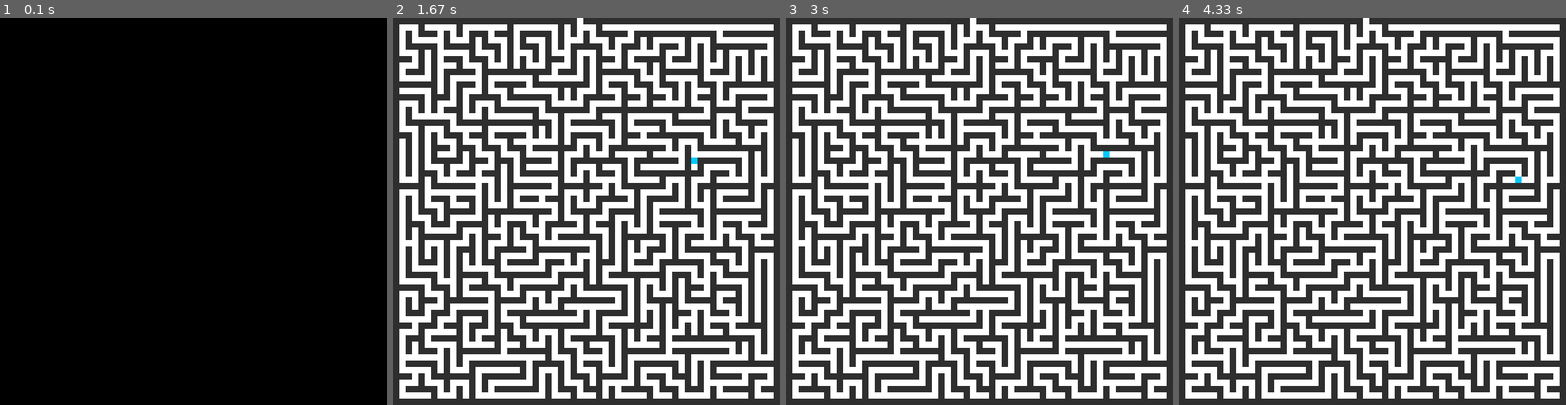
Above: before the commit, frames 1-4 (left to right).
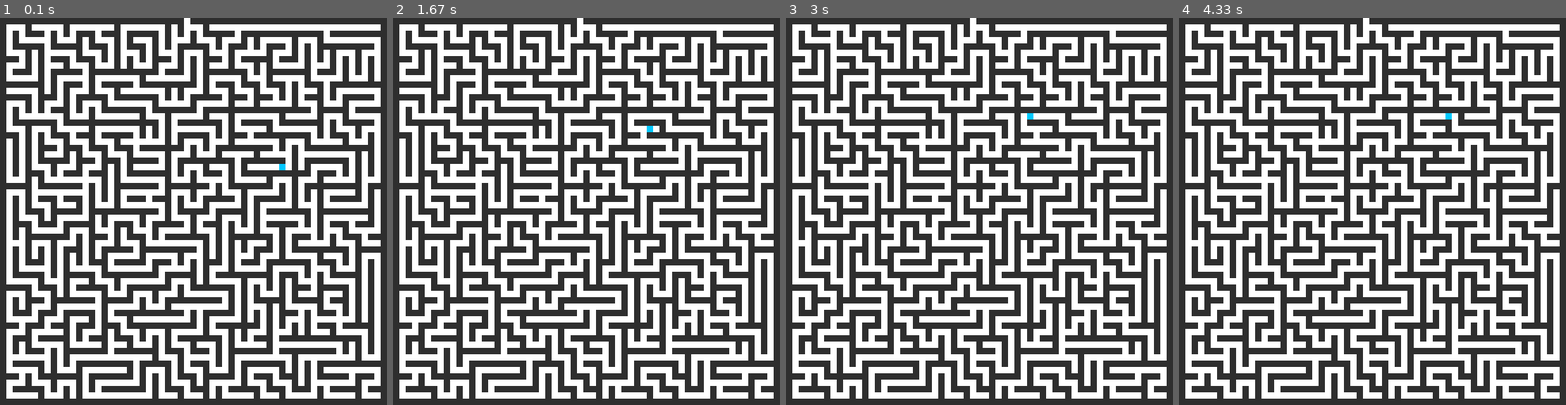
Above: after the commit, the same moments.

Repository: Ericles-Porty/UFS.IA.Q-Learning-Labyrinth-Game
Game: pygame game, started from src/main.py
Two runs of this game, one before a commit and one after it. Both use one fixed random seed, a clock stepped at 60 frames per second and the inputs below.
Inputs:
- Up to frame 1 (0.1 s): no input
- Up to frame 2 (1.67 s): no input
- Up to frame 3 (3 s): no input
- Up to frame 4 (4.33 s): no input

The runs differ from the first frame. In frame 1, 100% of the frame differs, in the area x 0-100%, y 0-100%; in frame 2, less than 0.1%; in frame 3, less than 0.1%; in frame 4, less than 0.1%.

Commit message:
Created environment

Diff:
--- /dev/null
+++ b/src/models/Actions.py
@@ -0,0 +1,4 @@
+class Action():
+    def __init__(self, action: str,q: float):
+        self.action = action
+        self.q = 0
--- a/src/models/Bot.py
+++ /dev/null
@@ -1,13 +0,0 @@
-import numpy as np
-from .Cell import *
-from .maps import *
-from utils import *
-
-class Bot():
-    def __init__(self, pos_x: int, pos_y: int):
-        self.pos_x = pos_x
-        self.pos_y = pos_y
-
-    def reset(self):
-        self.pos_x = 0
-        self.pos_y = 0
--- a/src/models/Cell.py
+++ /dev/null
@@ -1,5 +0,0 @@
-class Cell():
-    def __init__(self, x: int, y: int,):
-        self.x = x
-        self.y = y
-        self.actions = []
--- /dev/null
+++ b/src/models/Environment.py
@@ -0,0 +1,92 @@
+from .States import States
+from .Actions import Action
+from .maps import q_map
+
+FACTOR = 0.9
+
+
+# if q_map[y-1][x] == 0:
+#                     move_actions.append(
+#                         Action("up", self.calc_q(FACTOR, 0, self.get_max(y-1, x))))
+#                 if q_map[y+1][x] == 0:
+#                     move_actions.append(
+#                         Action("down", self.calc_q(FACTOR, 0, self.get_max(y+1, x))))
+#                 if q_map[y][x-1] == 0:
+#                     move_actions.append(
+#                         Action("left", self.calc_q(FACTOR, 0, self.get_max(y, x-1))))
+#                 if q_map[y][x+1] == 0:
+#                     move_actions.append(
+#                         Action("right", self.calc_q(FACTOR, 0, self.get_max(y, x+1))))
+
+class Enviorment():
+    def __init__(self):
+        self.states = []
+        self.q = []
+        self.create_states()
+        self.fill_actions()
+
+    def fill_actions(self):
+        for y in range(0, len(self.states)-1):
+            for x in range(0, len(self.states[0])-1):
+                for i in range(len(self.states[y][x].actions)):
+                    if self.states[y][x].actions[i].action == "up":
+                        self.states[y][x].actions[i].q = self.calc_q(
+                            FACTOR, self.states[y][x].r, self.get_max(y-1, x))
+                    if self.states[y][x].actions[i].action == "down":
+                        self.states[y][x].actions[i].q = self.calc_q(
+                            FACTOR, self.states[y][x].r, self.get_max(y+1, x))
+                    if self.states[y][x].actions[i].action == "left":
+                        self.states[y][x].actions[i].q = self.calc_q(
+                            FACTOR, self.states[y][x].r, self.get_max(y, x-1))
+                    if self.states[y][x].actions[i].action == "right":
+                        self.states[y][x].actions[i].q = self.calc_q(
+                            FACTOR, self.states[y][x].r, self.get_max(y, x+1))
+
+    def create_states(self):
+        for y in range(0, len(q_map[0])-1):
+            temp_states = []
+            for x in range(0, len(q_map)-1):
+                move_actions = []
+                # if q_map[y][x] == 0 and x % 2 == 1 and y % 2 == 1:
+                if q_map[y-1][x] == 0:
+                    move_actions.append(
+                        Action("up", 0))
+                if q_map[y+1][x] == 0:
+                    move_actions.append(
+                        Action("down", 0))
+                if q_map[y][x-1] == 0:
+                    move_actions.append(
+                        Action("left", 0))
+                if q_map[y][x+1] == 0:
+                    move_actions.append(
+                        Action("right", 0))
+                temp_states.append(States(x, y, move_actions))
+            self.states.append(temp_states)
+        self.states[0][29].r = 10 # goal = States(29, 0)
+
+    def calc_q(self, factor: float, reward: float, max_q: float):
+        return reward + factor * max_q
+
+    def get_max(self, y, x) -> int:
+        max = 0
+        for i in range(len(self.states[y][x].actions)):
+            if self.states[y][x].actions[i].q > max:
+                max = self.states[y][x].actions[i].q
+        return max
+
+    def debug(self):
+        for i in self.states:
+            for l in i:
+                print(l.x, l.y, end=' ')
+                for j in l.actions:
+                    print(j.action, j.q, end=' ')
+                print()
+
+
+new = Enviorment()
+# new.states[47][53].actions[0].q = 1
+# new.states[47][53].actions[1].q = 1
+# new.states[47][53].actions[2].q = 1
+# new.states[47][53].actions[3].q = 5
+# print(new.get_max(47,53))
+new.debug()
--- /dev/null
+++ b/src/models/States.py
@@ -0,0 +1,6 @@
+class States():
+    def __init__(self, x: int, y: int, actions: list):
+        self.x = x
+        self.y = y
+        self.r = 0
+        self.actions = actions
--- a/src/models/__init__.py
+++ /dev/null
@@ -1,3 +0,0 @@
-from .Cell import *
-from .Bot import *
-from .maps import *
--- a/src/views/pygame.py
+++ b/src/views/pygame.py
@@ -1,7 +1,10 @@
+from models.Environment import Enviorment
 from utils.map_utils import *
 from models.maps import q_map
+from models.Environment import Enviorment
 import pygame
 import random
+
 COLOR_BLACK = (0, 0, 0)
 COLOR_WHITE = (255, 255, 255)
 COLOR_GREY = (46, 46, 46)
@@ -13,11 +16,12 @@
 WIDTH_POSITION = len(q_map[0]) * PIXEL_SIZE
 HEIGHT_POSITION = len(q_map) * PIXEL_SIZE
 
-
+enviorment = Enviorment()
 pygame.init()
 screen = pygame.display.set_mode((WIDTH_POSITION, HEIGHT_POSITION))
 pygame.display.set_caption('Q-Learning')
 screen.fill(COLOR_WHITE)
+clock = pygame.time.Clock()
 
 
 def first_render_screen():
@@ -45,8 +49,6 @@
 
 
 def pygame_start_game():
-    clock = pygame.time.Clock()
-    clock.tick(1)
     x = y = 0
     while q_map[y][x] != 0:
         x = random.randint(1, len(q_map[0]) - 1)
@@ -56,60 +58,46 @@
     first_render_screen()
     running = True
     while running:
-        movimentou = False
-        while not movimentou:
-            decision = random.randint(0, 3)
-            # up
-            if decision == 0:
-                # print("up")
-                if q_map[y - 1][x] == 0:
-                    q_map[y][x] = 0
-                    pygame.draw.rect(
-                        screen, COLOR_WHITE, (x*PIXEL_SIZE, y*PIXEL_SIZE, PIXEL_SIZE, PIXEL_SIZE))
-                    y -= 1
-                    q_map[y][x] = 2
-                    pygame.draw.rect(
-                        screen, COLOR_BLUE, (x*PIXEL_SIZE, y*PIXEL_SIZE, PIXEL_SIZE, PIXEL_SIZE))
-                    movimentou = True
-            # down
-            elif decision == 1:
-                # print("down")
-                if q_map[y + 1][x] == 0:
-                    q_map[y][x] = 0
-                    pygame.draw.rect(
-                        screen, COLOR_WHITE, (x*PIXEL_SIZE, y*PIXEL_SIZE, PIXEL_SIZE, PIXEL_SIZE))
-                    y += 1
-                    q_map[y][x] = 2
-                    pygame.draw.rect(
-                        screen, COLOR_BLUE, (x*PIXEL_SIZE, y*PIXEL_SIZE, PIXEL_SIZE, PIXEL_SIZE))
-                    movimentou = True
-            # left
-            elif decision == 2:
-                # print("left")
-                if q_map[y][x - 1] == 0:
-                    q_map[y][x] = 0
-                    pygame.draw.rect(
-                        screen, COLOR_WHITE, (x*PIXEL_SIZE, y*PIXEL_SIZE, PIXEL_SIZE, PIXEL_SIZE))
-                    x -= 1
-                    q_map[y][x] = 2
-                    pygame.draw.rect(
-                        screen, COLOR_BLUE, (x*PIXEL_SIZE, y*PIXEL_SIZE, PIXEL_SIZE, PIXEL_SIZE))
-                    movimentou = True
-            # right
-            elif decision == 3:
-                # print("right")
-                if q_map[y][x + 1] == 0:
-                    q_map[y][x] = 0
-                    pygame.draw.rect(
-                        screen, COLOR_WHITE, (x*PIXEL_SIZE, y*PIXEL_SIZE, PIXEL_SIZE, PIXEL_SIZE))
-                    x += 1
-                    q_map[y][x] = 2
-                    pygame.draw.rect(
-                        screen, COLOR_BLUE, (x*PIXEL_SIZE, y*PIXEL_SIZE, PIXEL_SIZE, PIXEL_SIZE))
-                    movimentou = True
-            if y == 0 and x == 29:
-                running = False
-            pygame.display.update()
+        # clock.tick(60)
+        decision = enviorment.states[y][x].actions[random.randint(
+            0, len(enviorment.states[y][x].actions) - 1)]
+        if decision.action == 'up':
+            q_map[y][x] = 0
+            pygame.draw.rect(
+                screen, COLOR_WHITE, (x*PIXEL_SIZE, y*PIXEL_SIZE, PIXEL_SIZE, PIXEL_SIZE))
+            y -= 1
+            q_map[y][x] = 2
+            pygame.draw.rect(
+                screen, COLOR_BLUE, (x*PIXEL_SIZE, y*PIXEL_SIZE, PIXEL_SIZE, PIXEL_SIZE))
+
+        elif decision.action == 'down':
+            q_map[y][x] = 0
+            pygame.draw.rect(
+                screen, COLOR_WHITE, (x*PIXEL_SIZE, y*PIXEL_SIZE, PIXEL_SIZE, PIXEL_SIZE))
+            y += 1
+            q_map[y][x] = 2
+            pygame.draw.rect(
+                screen, COLOR_BLUE, (x*PIXEL_SIZE, y*PIXEL_SIZE, PIXEL_SIZE, PIXEL_SIZE))
+        elif decision.action == 'left':
+            q_map[y][x] = 0
+            pygame.draw.rect(
+                screen, COLOR_WHITE, (x*PIXEL_SIZE, y*PIXEL_SIZE, PIXEL_SIZE, PIXEL_SIZE))
+            x -= 1
+            q_map[y][x] = 2
+            pygame.draw.rect(
+                screen, COLOR_BLUE, (x*PIXEL_SIZE, y*PIXEL_SIZE, PIXEL_SIZE, PIXEL_SIZE))
+        elif decision.action == 'right':
+            q_map[y][x] = 0
+            pygame.draw.rect(
+                screen, COLOR_WHITE, (x*PIXEL_SIZE, y*PIXEL_SIZE, PIXEL_SIZE, PIXEL_SIZE))
+            x += 1
+            q_map[y][x] = 2
+            pygame.draw.rect(
+                screen, COLOR_BLUE, (x*PIXEL_SIZE, y*PIXEL_SIZE, PIXEL_SIZE, PIXEL_SIZE))
+
+        if y == 0 and x == 29:
+            running = False
+        pygame.display.update()
 
         for event in pygame.event.get():
             if event.type == pygame.QUIT:
